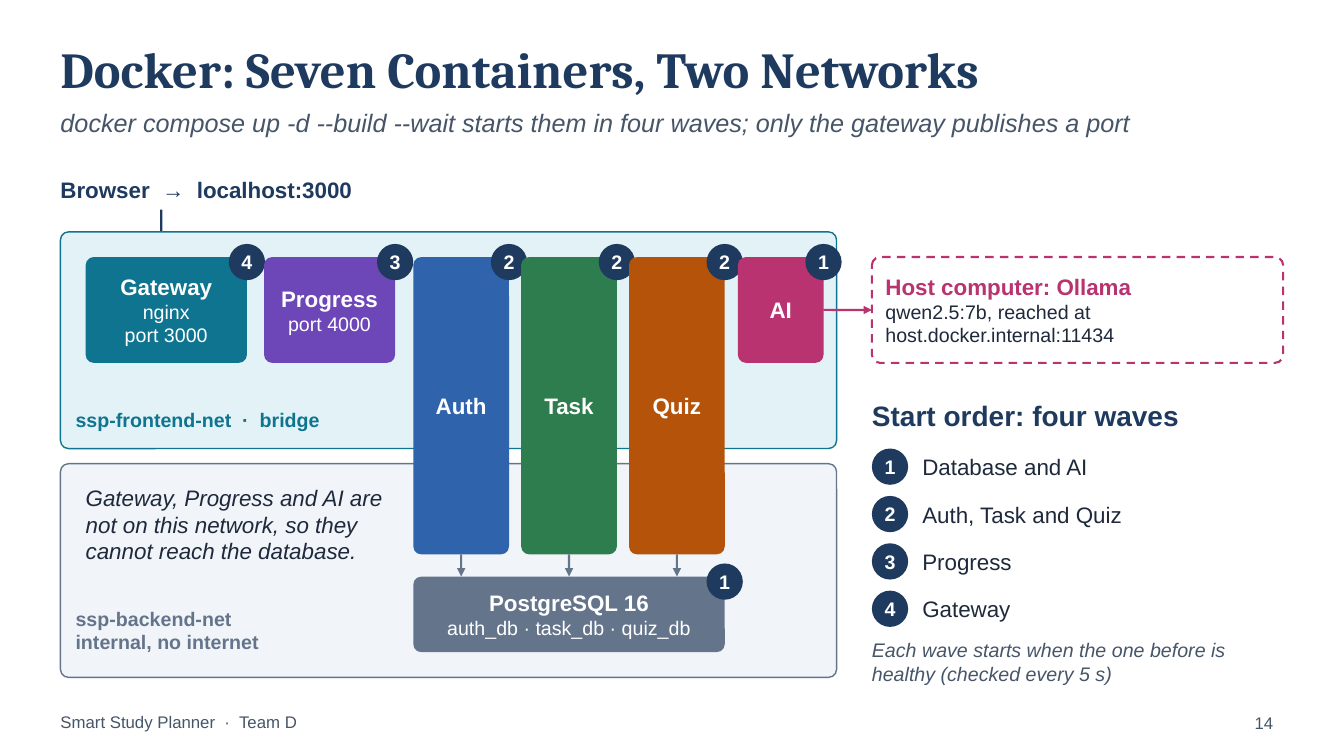
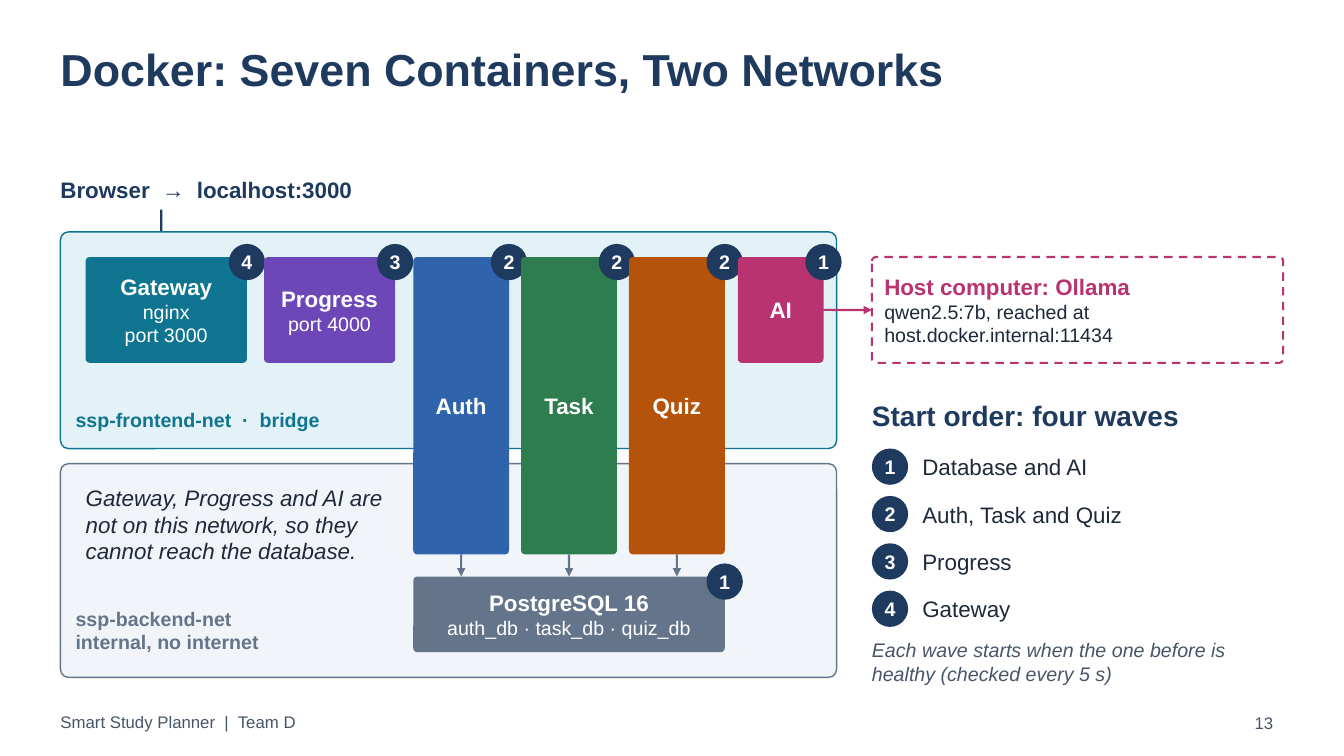
Before and after one commit to Anishpandey00/ssp-web, a slide deck: slide 13 of docs/presentations/SSP_Final_Presentation.pptx (slide 14 before the commit). Drawn at 1344x756 pixels with LibreOffice and Linux fonts; fonts in the diff are those of the drawing. Boxes give left, top, right and bottom in pixels: in the first picture for what was removed or moved away, otherwise in the second. Text is boxed around its words. In the diff, an @@ line names an element or a change of style, - is before the commit and + after.

```diff
--- a/docs/presentations/SSP_Final_Presentation.pptx
+++ b/docs/presentations/SSP_Final_Presentation.pptx
@@ title "Docker: Seven Containers, Two Networks" at bbox=[60, 53, 943, 93]: size 36 to 32 pt, font Cambria to Arial @@
@@ text removed at bbox=[60, 113, 1129, 137] @@
-docker compose up -d --build --wait starts them in four waves; only the gateway publishes a port
@@ proportions changed in 8 elements at bbox=[86, 257, 247, 363], bbox=[264, 257, 395, 363], bbox=[413, 257, 509, 555], bbox=[521, 257, 617, 555], bbox=[629, 257, 725, 555], bbox=[738, 257, 824, 363], bbox=[413, 577, 725, 652], bbox=[872, 257, 1284, 363] @@
@@ text at bbox=[60, 716, 296, 732]: text changed @@
-Smart Study Planner · Team D
+Smart Study Planner | Team D
@@ page number at bbox=[1255, 717, 1274, 729]: text changed @@
-14
+13
```
Also in this commit, not shown: 27 other slides changed, 3 slides added, 2 slides removed.
